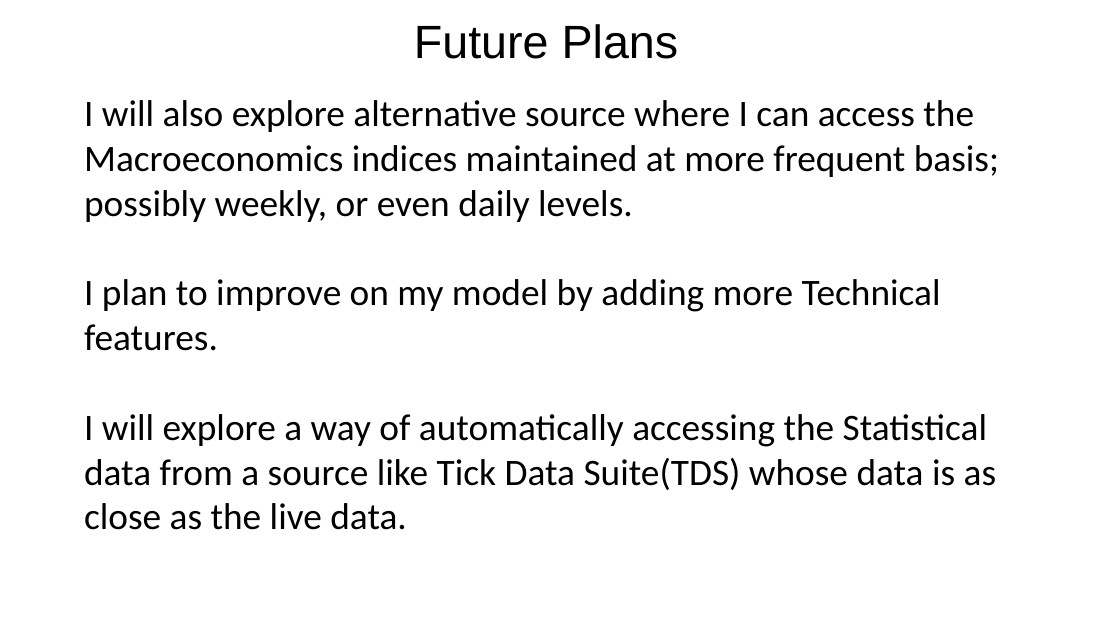
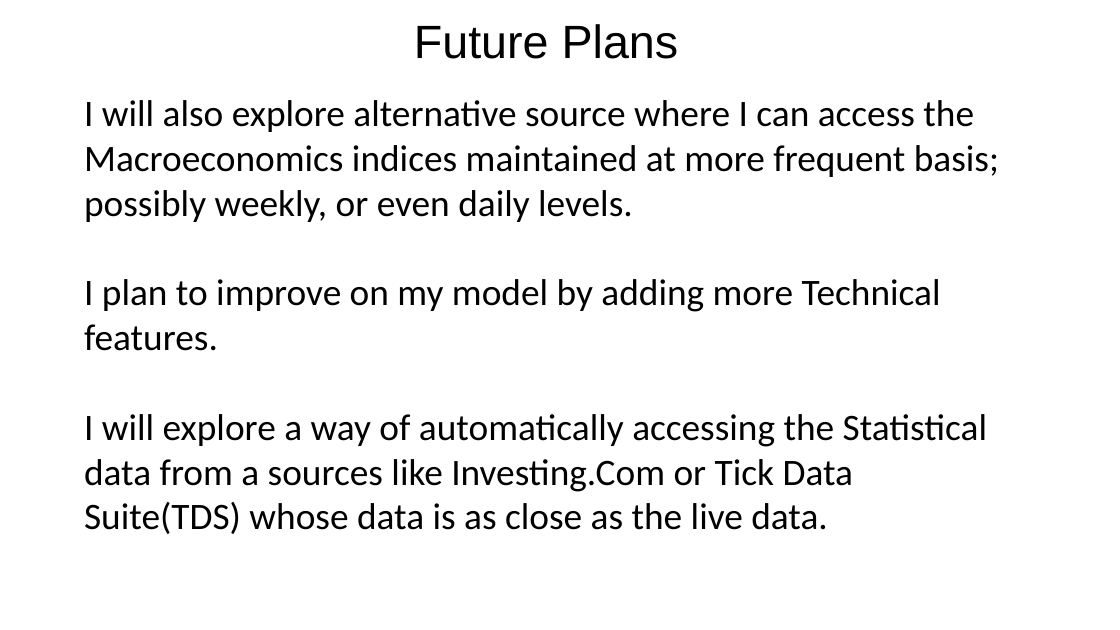
Before and after one commit to Akubue4U/PyProjects, a slide deck: slide 21 of MyBDAThesis/Akubue Simon - Thesis Presentation.pptx (slide 27 before the commit). Drawn at 1120x630 pixels with LibreOffice and Linux fonts; fonts in the diff are those of the drawing. Boxes give left, top, right and bottom in pixels: in the first picture for what was removed or moved away, otherwise in the second. Text is boxed around its words. In the diff, an @@ line names an element or a change of style, - is before the commit and + after.

```diff
--- a/MyBDAThesis/Akubue Simon - Thesis Presentation.pptx
+++ b/MyBDAThesis/Akubue Simon - Thesis Presentation.pptx
@@ text at bbox=[84, 414, 987, 534]: text changed @@
-I will explore a way of automatically accessing the Statistical data from a source like Tick Data Suite(TDS) whose data is as close as the live data.
+I will explore a way of automatically accessing the Statistical data from a sources like Investing.Com or Tick Data Suite(TDS) whose data is as close as the live data.
```
Also in this commit, not shown: 3 other slides changed, 1 slide added, 7 slides removed.
